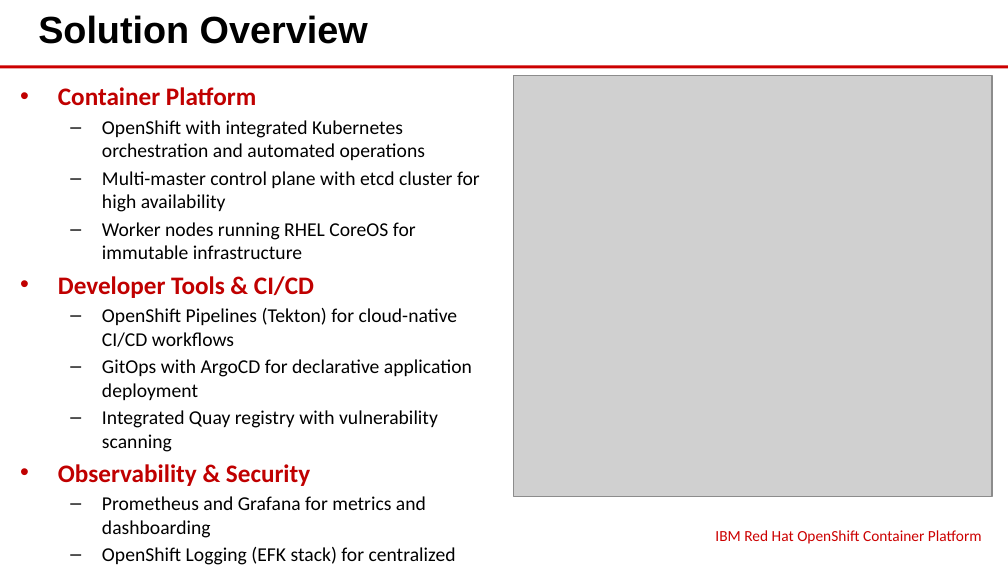
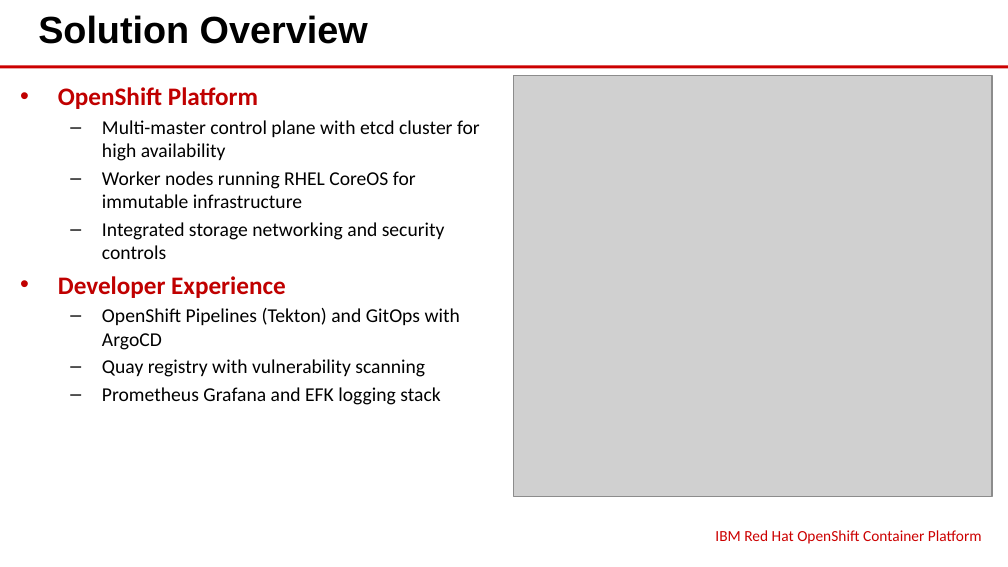
Before and after one commit to eoframework/solutions, a slide deck: slide 4 of solutions/ibm/cloud/openshift-container-platform/presales/solution-briefing.pptx. Drawn at 1008x567 pixels with LibreOffice and Linux fonts; fonts in the diff are those of the drawing; grey boxes stand for pictures. Boxes give left, top, right and bottom in pixels: in the first picture for what was removed or moved away, otherwise in the second. Text is boxed around its words. In the diff, an @@ line names an element or a change of style, - is before the commit and + after.

```diff
--- a/solutions/ibm/cloud/openshift-container-platform/presales/solution-briefing.pptx
+++ b/solutions/ibm/cloud/openshift-container-platform/presales/solution-briefing.pptx
@@ text at bbox=[58, 87, 258, 109]: text changed; size 14 to 18 pt; text colour #000000 to #C00000; bold on @@
-• Container Platform
-  – OpenShift with integrated Kubernetes orchestration and automated operations
+• OpenShift Platform
@@ text at bbox=[58, 222, 460, 405]: text changed @@
-• Developer Tools & CI/CD
-  – OpenShift Pipelines (Tekton) for cloud-native CI/CD workflows
-  – GitOps with ArgoCD for declarative application deployment
-  – Integrated Quay registry with vulnerability scanning
-• Observability & Security
-  – Prometheus and Grafana for metrics and dashboarding
-  – OpenShift Logging (EFK stack) for centralized logs
-  – Advanced Cluster Security for vulnerability management
+  – Integrated storage networking and security controls
+• Developer Experience
+  – OpenShift Pipelines (Tekton) and GitOps with ArgoCD
+  – Quay registry with vulnerability scanning
+  – Prometheus Grafana and EFK logging stack
```
Also in this commit, not shown: 35 other files.
